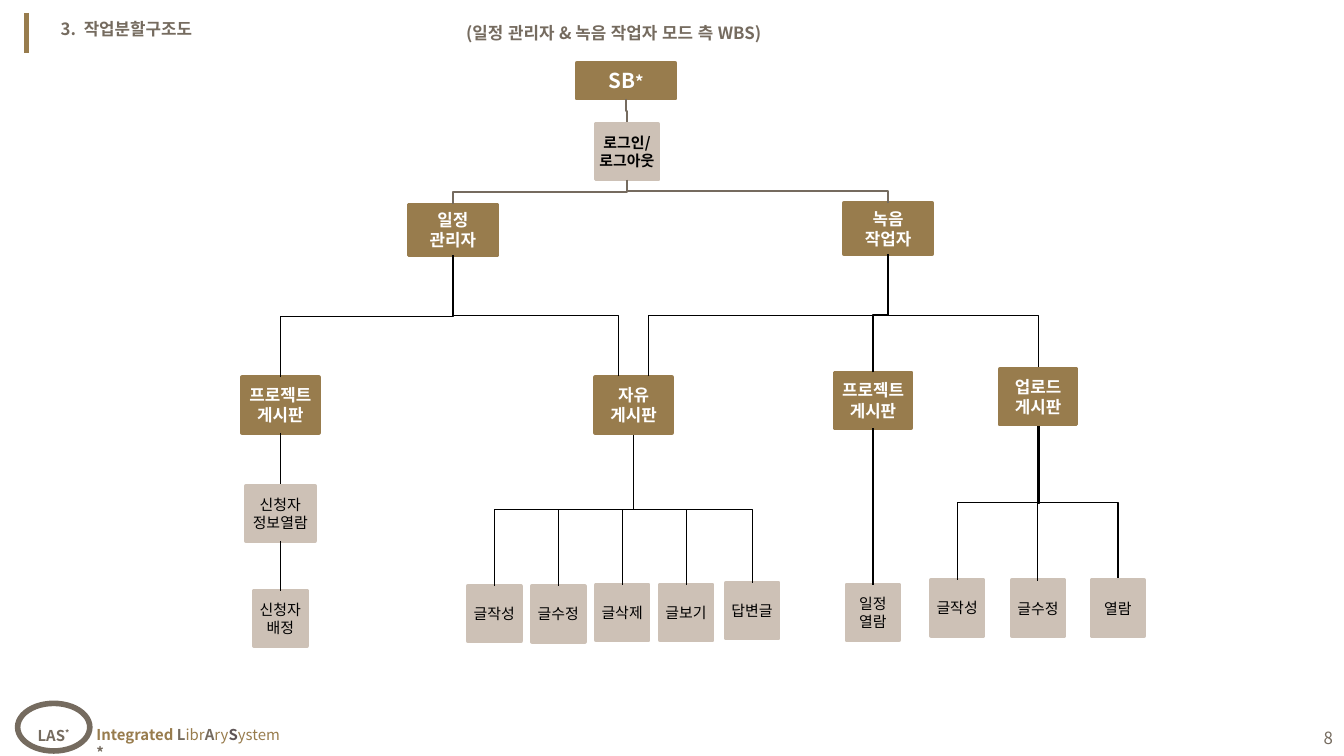
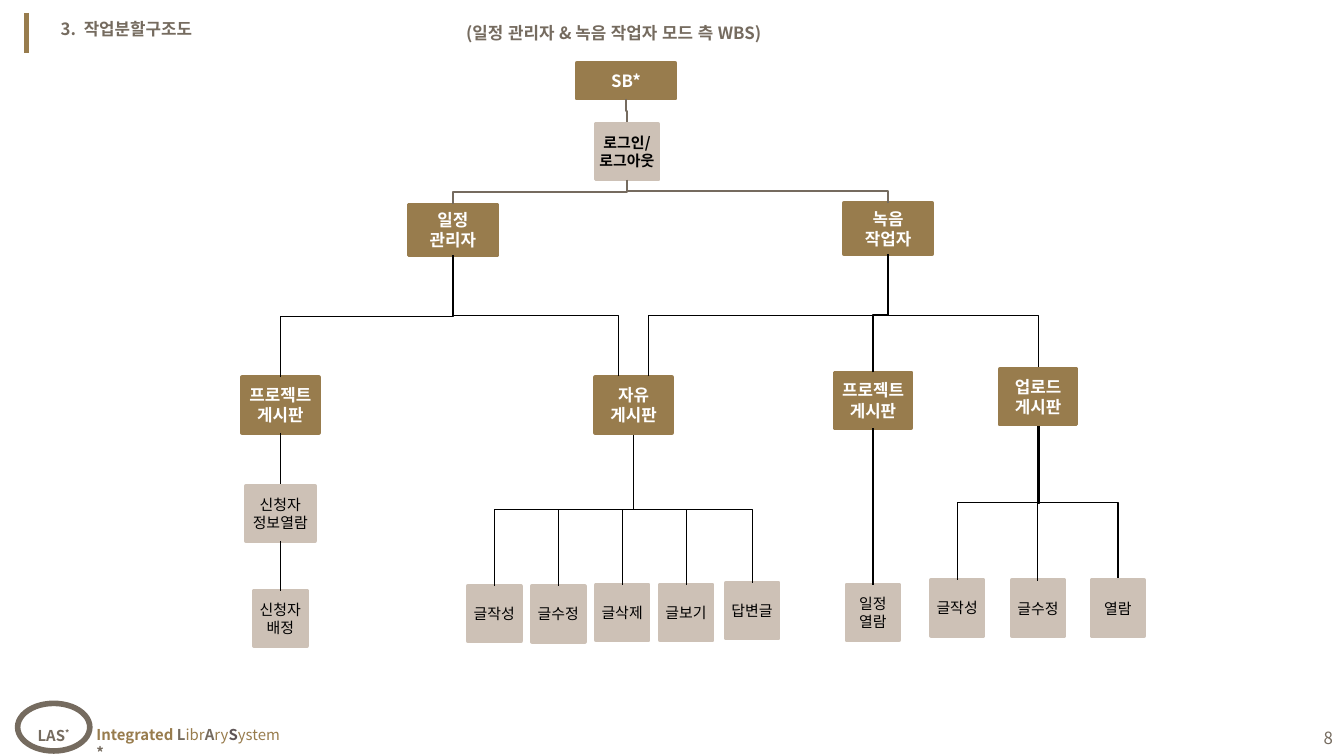
Before and after one commit to hanwoolk/study, a slide deck: slide 8 of material/08_1stProject/0317_sample.pptx. Drawn at 1344x756 pixels with LibreOffice and Linux fonts; fonts in the diff are those of the drawing; background and template pictures are left out. Boxes give left, top, right and bottom in pixels: in the first picture for what was removed or moved away, otherwise in the second. Text is boxed around its words. In the diff, an @@ line names an element or a change of style, - is before the commit and + after.

```diff
--- a/material/08_1stProject/0317_sample.pptx
+++ b/material/08_1stProject/0317_sample.pptx
@@ rectangle "SB*" at [577, 63, 675, 99]: size 11 to 9 pt in "SB*" @@
```
Also in this commit, not shown: 4 other slides changed, 23 other files.
